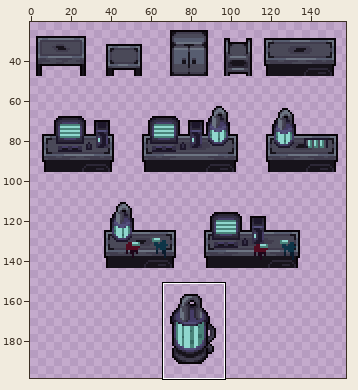
One commit to this sprite sheet: asset/texture/tables.png. Above: a wide view before the commit, with the close-up outlined.
Close-up. First the earlier version:
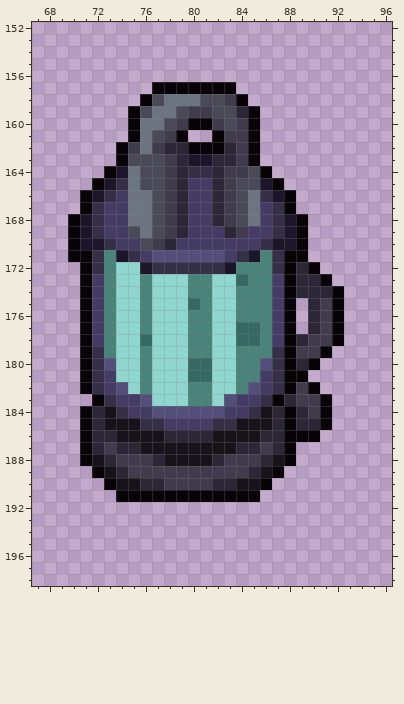
The file is 160x208 pixels. Shown: x 67..96, y 152..198. The wide view leaves out empty margins.
The same view after the edit:
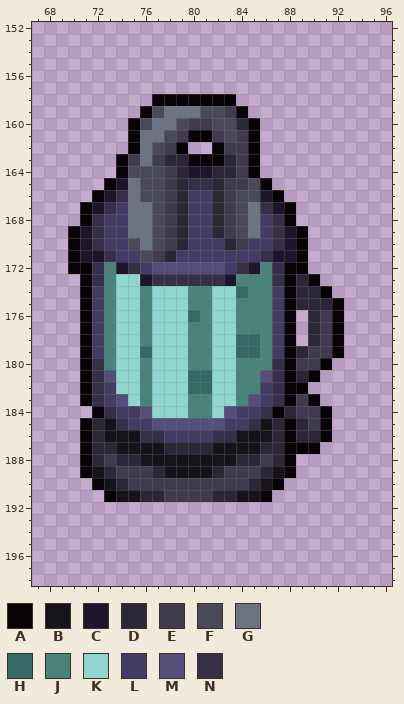
Palette (. is transparent): A #080307  B #17131b  C #1d162a  D #2c2736  E #403c4d  F #4a4958  G #6c7482  H #366964  J #49837a  K #8fd7ce  L #453c66  M #534e7a  N #352f47
Changes in this commit:
Changed rows in their new state; - is an unchanged pixel.
first column x 70:
157 -------.......---------
158 ------.AAAAAAA.--------
159 -----.AF-GGF-EA.-------
160 ------F-GFEEF-D--------
161 -------GFEAAEF---------
162 ----.A-FEA..-E---------
163 -----EGED-AAA----------
164 ---.AF----CC-D-A.------
165 --.AC-----NN--E-A.-----
166 -.ACN-F--------FCA.----
167 --CN------------NC-----
168 .A----------------A.---
169 -----G------DEFG-------
170 --NL-FGFED---DE-LN-----
171 -CCNLLFEDLLLL-LLNCC----
172 A---CNLMMMMMMLNC---A.--
173 --N---CNNNNNNCJ--N--A.-
174 --------------H------A.
175 ----------J--------D-D-
176 ----------H------------
177 --------------JJ-------
178 ------J------------.D--
179 --L---H-------HH-L-D-EA
180 ---J------JJ----J--EEA-
181 ---M------------M--DA--
182 ----K-----HH---J---A.--
183 -ANLMKJ------KJMLNA-A.-
184 -.ANL-MKKKJJKM-LNADE---
185 ----NLLMMMMMMLLN----E--
186 ---B--NNLLLLNN--B--DDA-
187 ---DBB--DDDD--BBD--AA--
188 --DEDDBB----BBDDED-----
189 -ABDE--DBBBBD--EDBA----
190 --ABDEEE----EEEDBA-----
191 ---ABBDDEEEEDDBBA------
